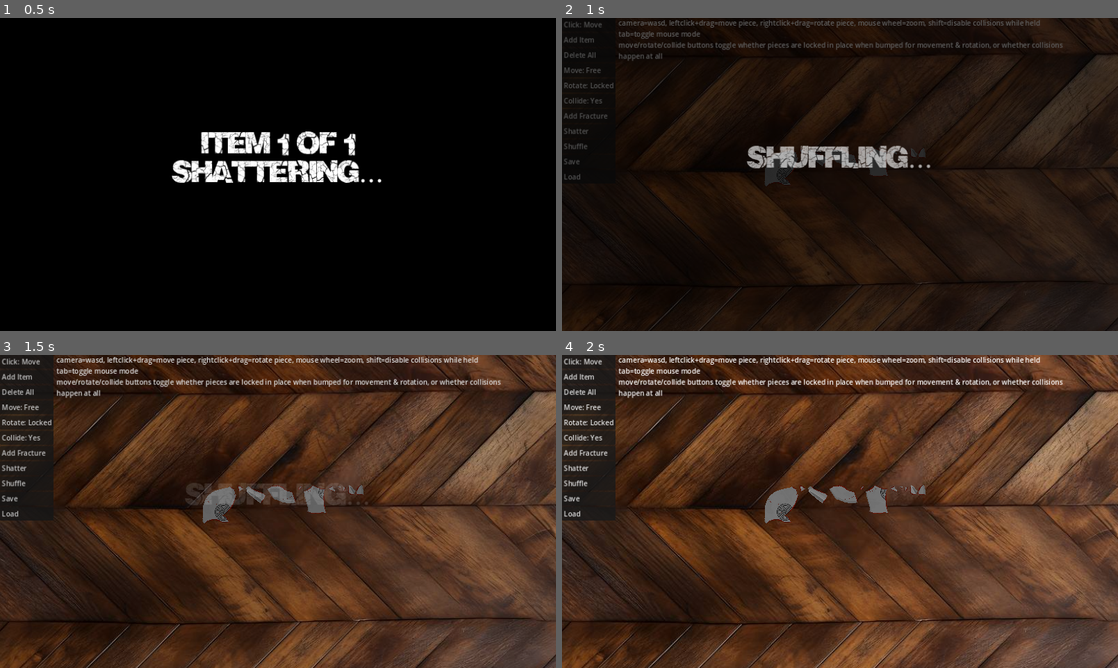
Above: before the commit, frames 1-4 (two rows, left to right).
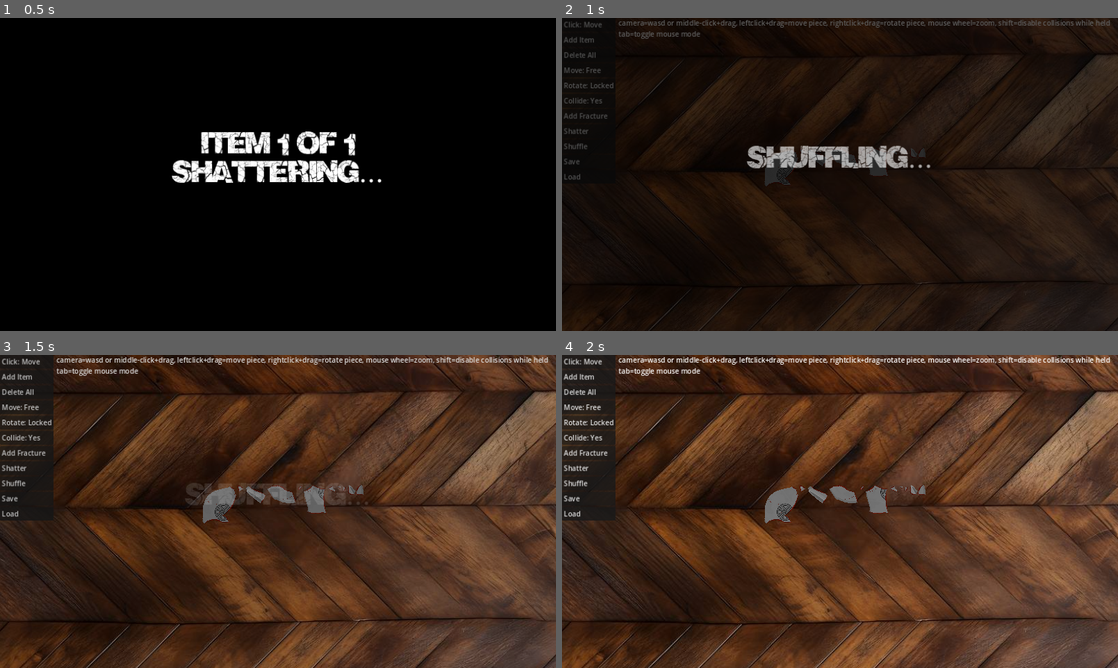
Above: after the commit, the same moments.

Repository: feyrkh/Exploratory
Game: Godot game, scene res://pottery/CleaningTable.tscn
Two runs of this game, one before a commit and one after it. Both use one fixed random seed, a clock stepped at 60 frames per second and the inputs below. This scene is started directly instead of the project's main scene.
Inputs:
- Up to frame 1 (0.5 s): no input
- Up to frame 2 (1 s): click "Shuffle" at 0.5 s
- Up to frame 3 (1.5 s): click "Save" at 1.25 s
- Up to frame 4 (2 s): no input

Frame 1 is identical in both runs. In frame 2, 1.4% of the frame differs, in the area x 10-99%, y 0-14%; in frame 3, 2.0%; in frame 4, 2.0%.

Commit message:
Screenshot utility,

Diff:
--- a/pottery/ArcheologyItem.gd
+++ b/pottery/ArcheologyItem.gd
@@ -148,6 +148,7 @@
 	result.original_area = me_data[Fields.ORIG_AREA]
 	for data in poly_data:
 		var new_polygon = ItemPolygon2D.new()
+		new_polygon.visibility_layer = 3 # Visible on layers 1 (normal view) and 2 (screenshot view)
 		new_polygon.save_data = image_save_data[data[Fields.IMG_DATA]]
 		new_polygon.texture = rebuilt_textures[data[Fields.IMG_DATA]]
 		new_polygon.position = data[Fields.POSITION]
--- a/pottery/ArcheologyItem.tscn
+++ b/pottery/ArcheologyItem.tscn
@@ -1,17 +1,14 @@
-[gd_scene load_steps=7 format=3 uid="uid://lxehddere6da"]
+[gd_scene load_steps=5 format=3 uid="uid://lxehddere6da"]
 
 [ext_resource type="Script" path="res://pottery/ArcheologyItem.gd" id="1_yx51a"]
-[ext_resource type="PackedScene" uid="uid://d4jiiof7lwkft" path="res://pottery/PaintPoly.tscn" id="2_2ppsp"]
 [ext_resource type="Texture2D" uid="uid://b15mfee467ymu" path="res://art/item/pot.png" id="2_bwwpx"]
 [ext_resource type="Script" path="res://pottery/ItemPolygon2D.gd" id="3_h7ita"]
 
 [sub_resource type="PhysicsMaterial" id="PhysicsMaterial_05x1r"]
 rough = true
 
-[sub_resource type="ViewportTexture" id="ViewportTexture_x3puh"]
-viewport_path = NodePath("SubViewport")
-
 [node name="ArcheologyItem" type="RigidBody2D" groups=["archeology"]]
+visibility_layer = 3
 collision_layer = 3
 collision_priority = 5.0
 input_pickable = true
@@ -27,6 +24,7 @@
 metadata/_edit_lock_ = true
 
 [node name="Polygon2D" type="Polygon2D" parent="."]
+visibility_layer = 3
 texture = ExtResource("2_bwwpx")
 script = ExtResource("3_h7ita")
 
@@ -34,20 +32,18 @@
 polygon = PackedVector2Array(366, 112, 366, 83, 372, 72, 382, 62, 398, 52, 429, 41, 470, 32, 504, 28, 557, 27, 617, 32, …(496 unchanged characters)…
 
 [node name="Scars" type="Node2D" parent="."]
+visibility_layer = 3
 z_index = 10
 metadata/_edit_lock_ = true
 
 [node name="ShardEdges" type="Node2D" parent="."]
+visibility_layer = 3
 z_index = -3
 z_as_relative = false
 
 [node name="Glue" type="Node2D" parent="."]
+visibility_layer = 3
 z_index = 1
-
-[node name="Paint" type="Node2D" parent="."]
-
-[node name="PaintPoly" parent="Paint" instance=ExtResource("2_2ppsp")]
-texture = SubResource("ViewportTexture_x3puh")
 
 [node name="StructurePct" type="Label" parent="."]
 visible = false
--- a/pottery/CleaningTable.gd
+++ b/pottery/CleaningTable.gd
@@ -8,6 +8,7 @@
 const ITEM_COUNT_SETTING := "item_count"
 
 @onready var camera:Camera2D = find_child("Camera2D")
+@onready var screenshot_camera:Camera2D = find_child("ScreenshotCamera")
 @onready var cursor_area:CursorArea = find_child("CursorArea")
 @export var camera_top_left_limit:Vector2 = Vector2(-100, -100)
 @export var camera_bot_right_limit:Vector2 = Vector2(4500, 3300)
@@ -122,17 +123,6 @@
 		if movement != Vector2.ZERO:
 			var view_rect = camera.get_viewport_rect()
 			view_rect.position += camera.get_screen_center_position()
-			view_rect.size /= camera.zoom.x
-			var camera_top_left = view_rect.position - view_rect.size / 2
-			var camera_bot_right = view_rect.position + view_rect.size / 2
-			if movement.x < 0 and camera_top_left.x < camera_top_left_limit.x:
-				movement.x = 0
-			if movement.x > 0 and camera_bot_right.x > camera_bot_right_limit.x:
-				movement.x = 0
-			if movement.y < 0 and camera_top_left.y < camera_top_left_limit.y:
-				movement.y = 0
-			if movement.y > 0 and camera_bot_right.y > camera_bot_right_limit.y:
-				movement.y = 0
 			set_camera_position(camera.position + movement * CAMERA_MOVE_SPEED / camera.zoom.x)
 
 func adjust_camera_limits():
@@ -182,9 +172,9 @@
 			print("Filling glue in cracks, maybe")
 			pieces[0].build_glue_polygons(get_global_mouse_position(), cursor_area.find_child("CollisionShape2D").shape.radius)
 
-func handle_camera_input(event):
-	if event is InputEventMouseButton:
-		if event.is_action_pressed("zoom_in"):
+func handle_camera_input(event:InputEvent):
+	#if event is InputEventMouseButton:
+		if event.is_action_pressed("zoom_in", true):
 			if camera.zoom.x >= 2:
 				camera.zoom += ZOOM_INCREMENT * 2
 			camera.zoom += ZOOM_INCREMENT
@@ -193,7 +183,7 @@
 			Global.camera_zoom_changed.emit(camera.zoom.x)
 			adjust_camera_limits()
 			get_viewport().set_input_as_handled()
-		elif event.is_action_pressed("zoom_out"):
+		elif event.is_action_pressed("zoom_out", true):
 			if camera.zoom.x > 2:
 				camera.zoom -= ZOOM_INCREMENT * 2
 			camera.zoom -= ZOOM_INCREMENT
@@ -303,7 +293,7 @@
 		piece.reset_position = Vector2(cur_min_x - space_needed, cur_min_y) - piece.center_of_mass.rotated(piece.global_rotation) + Vector2(bb_xmax-bb_xmin, bb_ymax-bb_ymin)/2
 		piece.reset_rotation = piece.global_rotation
 		piece.global_rotation = orig_rotation
-		piece.freeze = false #should get reset to whatever it should be after the position is changed
+		set_deferred("freeze", false) #should get reset to whatever it should be after the position is changed
 	var area_center = camera_top_left_limit + (camera_bot_right_limit - camera_top_left_limit)/2
 	var y_offset = area_center.y - ((cur_min_y + cur_row_height) / 2)
 	var x_offset = area_center.x - (largest_x_seen / 2)
@@ -352,3 +342,8 @@
 		var new_item = ArcheologyItem.load_save_data(item_save, image_save_data, rebuilt_textures)
 		$Pieces.add_child(new_item)
 	save_file.close()
+
+func take_screenshot_of_piece(piece) -> Image:
+	if piece == null or !is_instance_valid(piece):
+		return
+	return await ScreenshotUtil.take_screenshot(camera, piece.global_position + piece.bounding_box.position - Vector2(10, 10), piece.bounding_box.size + Vector2(20, 20), piece.global_rotation)
--- a/pottery/CleaningTable.tscn
+++ b/pottery/CleaningTable.tscn
@@ -12,6 +12,7 @@
 size = Vector2(3272, 9187)
 
 [node name="CleaningTable" type="Node2D"]
+visibility_layer = 3
 script = ExtResource("1_avayf")
 camera_top_left_limit = Vector2(-400, -250)
 metadata/_edit_vertical_guides_ = [4383.0, 3700.0, 2055.0]
@@ -31,6 +32,7 @@
 position_smoothing_enabled = true
 
 [node name="Pieces" type="Node2D" parent="."]
+visibility_layer = 3
 metadata/_edit_lock_ = true
 
 [node name="CanvasLayer" type="CanvasLayer" parent="."]
@@ -116,10 +118,9 @@
 offset_left = 130.0
 offset_right = 1141.0
 offset_bottom = 49.0
-text = "camera=wasd, leftclick+drag=move piece, rightclick+drag=rotate piece, mouse wheel=zoom, shift=disable collisions while held
+text = "camera=wasd or middle-click+drag, leftclick+drag=move piece, rightclick+drag=rotate piece, mouse wheel=zoom, shift=disable collisions while held
 tab=toggle mouse mode
-move/rotate/collide buttons toggle whether pieces are locked in place when bumped for movement & rotation, or whether collisions
-happen at all"
+"
 
 [node name="FadeRect" type="ColorRect" parent="CanvasLayer"]
 visible = false
@@ -169,6 +170,15 @@
 rotation = 1.5708
 shape = SubResource("RectangleShape2D_wqvk2")
 
+[node name="ScreenshotTextureRect" type="TextureRect" parent="."]
+offset_left = 1897.0
+offset_top = 1372.0
+offset_right = 2197.0
+offset_bottom = 1672.0
+
+[node name="ScreenshotTimer" type="Timer" parent="ScreenshotTextureRect"]
+autostart = true
+
 [connection signal="pressed" from="CanvasLayer/PanelContainer/HBoxContainer/ClickModeButton" to="." method="_on_click_mode_pressed"]
 [connection signal="pressed" from="CanvasLayer/PanelContainer/HBoxContainer/AddNewButton" to="." method="_on_add_new_button_pressed"]
 [connection signal="pressed" from="CanvasLayer/PanelContainer/HBoxContainer/DeleteAllButton" to="." method="_on_delete_all_button_pressed"]
@@ -182,3 +192,4 @@
 [connection signal="pressed" from="CanvasLayer/PanelContainer/HBoxContainer/LoadButton" to="." method="_on_load_button_pressed"]
 [connection signal="body_entered" from="CursorArea" to="CursorArea" method="_on_body_entered"]
 [connection signal="body_exited" from="CursorArea" to="CursorArea" method="_on_body_exited"]
+[connection signal="timeout" from="ScreenshotTextureRect/ScreenshotTimer" to="." method="_on_screenshot_timer_timeout"]
--- a/pottery/ItemGlueEdge.tscn
+++ b/pottery/ItemGlueEdge.tscn
@@ -3,8 +3,10 @@
 [ext_resource type="Script" path="res://pottery/ItemGlueEdge.gd" id="1_1dnxn"]
 
 [node name="ItemGlueEdge" type="Node2D"]
+visibility_layer = 3
 script = ExtResource("1_1dnxn")
 
 [node name="Polygon2D" type="Polygon2D" parent="."]
+visibility_layer = 3
 color = Color(1, 0.94902, 0.345098, 1)
 polygon = PackedVector2Array(294, 277, 299.315, 328.6, 275.281, 275.147, 280.809, 328.539)
--- a/pottery/ItemScar.tscn
+++ b/pottery/ItemScar.tscn
@@ -3,4 +3,5 @@
 [ext_resource type="Script" path="res://pottery/ItemScar.gd" id="1_38uo7"]
 
 [node name="ItemScar" type="Node2D"]
+visibility_layer = 3
 script = ExtResource("1_38uo7")
--- a/pottery/ItemScarLine.tscn
+++ b/pottery/ItemScarLine.tscn
@@ -3,6 +3,7 @@
 [ext_resource type="Curve" uid="uid://dsdudxmixfgk8" path="res://pottery/ItemScarLineCurve.tres" id="1_epxta"]
 
 [node name="ItemScarLine" type="Line2D"]
+visibility_layer = 3
 points = PackedVector2Array(58.4858, 69.9018, 60.8024, 71.7899, 58.764, 73.9566)
 width = 2.0
 width_curve = ExtResource("1_epxta")
--- a/pottery/ItemShardEdge.tscn
+++ b/pottery/ItemShardEdge.tscn
@@ -3,4 +3,5 @@
 [ext_resource type="Script" path="res://pottery/ItemShardEdge.gd" id="1_76tvu"]
 
 [node name="ItemShardEdge" type="Node2D"]
+visibility_layer = 3
 script = ExtResource("1_76tvu")
--- a/pottery/ItemShardEdgeLine.tscn
+++ b/pottery/ItemShardEdgeLine.tscn
@@ -5,6 +5,7 @@
 [ext_resource type="Script" path="res://pottery/ItemShardEdge.gd" id="2_5g4ha"]
 
 [node name="Line2D" type="Line2D"]
+visibility_layer = 3
 texture_repeat = 1
 width = 16.0
 width_curve = ExtResource("1_vnein")
--- /dev/null
+++ b/pottery/SaveItemToGalleryMenu.gd
@@ -0,0 +1,7 @@
+extends Control
+
+var image:Image
+
+func setup(img:Image):
+	self.image = img
+	find_child("TextureRect").texture = ImageTexture.create_from_image(img)
--- /dev/null
+++ b/pottery/SaveItemToGalleryMenu.tscn
@@ -0,0 +1,47 @@
+[gd_scene load_steps=3 format=3 uid="uid://cv8l8uq8upy7o"]
+
+[ext_resource type="Script" path="res://pottery/SaveItemToGalleryMenu.gd" id="1_8syk8"]
+[ext_resource type="Theme" uid="uid://bvc652bwjujtl" path="res://theme/main_ui.tres" id="1_40qg8"]
+
+[node name="SaveItemToGalleryMenu" type="Control"]
+layout_mode = 3
+anchors_preset = 15
+anchor_right = 1.0
+anchor_bottom = 1.0
+grow_horizontal = 2
+grow_vertical = 2
+script = ExtResource("1_8syk8")
+
+[node name="PanelContainer" type="PanelContainer" parent="."]
+layout_mode = 0
+offset_left = -319.0
+offset_top = -237.0
+offset_right = 319.0
+offset_bottom = 237.0
+theme = ExtResource("1_40qg8")
+
+[node name="VBoxContainer" type="VBoxContainer" parent="PanelContainer"]
+layout_mode = 2
+
+[node name="Label" type="Label" parent="PanelContainer/VBoxContainer"]
+layout_mode = 2
+text = "Save this piece to your gallery, or discard it forever?"
+horizontal_alignment = 1
+
+[node name="TextureRect" type="TextureRect" parent="PanelContainer/VBoxContainer"]
+layout_mode = 2
+size_flags_vertical = 3
+stretch_mode = 5
+
+[node name="HBoxContainer" type="HBoxContainer" parent="PanelContainer/VBoxContainer"]
+layout_mode = 2
+
+[node name="Save" type="Button" parent="PanelContainer/VBoxContainer/HBoxContainer"]
+layout_mode = 2
+size_flags_horizontal = 6
+text = "Save"
+
+[node name="Destroy" type="Button" parent="PanelContainer/VBoxContainer/HBoxContainer"]
+layout_mode = 2
+size_flags_horizontal = 6
+text = "Discard"
--- a/project.godot
+++ b/project.godot
@@ -83,11 +83,13 @@
 zoom_in={
 "deadzone": 0.5,
 "events": [Object(InputEventMouseButton,"resource_local_to_scene":false,"resource_name":"","device":-1,"window_id":0,"a …(253 unchanged characters)…
+, Object(InputEventKey,"resource_local_to_scene":false,"resource_name":"","device":-1,"window_id":0,"alt_pressed":false,"shift_pressed":false,"ctrl_pressed":false,"meta_pressed":false,"pressed":false,"keycode":0,"physical_keycode":69,"key_label":0,"unicode":101,"echo":false,"script":null)
 ]
 }
 zoom_out={
 "deadzone": 0.5,
 "events": [Object(InputEventMouseButton,"resource_local_to_scene":false,"resource_name":"","device":-1,"window_id":0,"a …(253 unchanged characters)…
+, Object(InputEventKey,"resource_local_to_scene":false,"resource_name":"","device":-1,"window_id":0,"alt_pressed":false,"shift_pressed":false,"ctrl_pressed":false,"meta_pressed":false,"pressed":false,"keycode":0,"physical_keycode":81,"key_label":0,"unicode":113,"echo":false,"script":null)
 ]
 }
 disable_collision={
@@ -105,9 +107,15 @@
 "events": [Object(InputEventMouseButton,"resource_local_to_scene":false,"resource_name":"","device":-1,"window_id":0,"a …(257 unchanged characters)…
 ]
 }
+item_menu={
+"deadzone": 0.5,
+"events": [Object(InputEventMouseButton,"resource_local_to_scene":false,"resource_name":"","device":-1,"window_id":0,"alt_pressed":false,"shift_pressed":false,"ctrl_pressed":false,"meta_pressed":false,"button_mask":1,"position":Vector2(125, 18),"global_position":Vector2(129, 59),"factor":1.0,"button_index":1,"canceled":false,"pressed":true,"double_click":false,"script":null)
+]
+}
 
 [layer_names]
 
+2d_render/layer_2="ArcheologyItemScreenshot"
 2d_physics/layer_1="PieceCollision"
 2d_physics/layer_2="PieceOverlap"
 
--- a/shader/gold_shimmer.gdshader
+++ b/shader/gold_shimmer.gdshader
@@ -4,10 +4,6 @@
 uniform vec4 shine_color = vec4(1.0, 1.0, 1.0, 1.0);
 
 void fragment() {
-    //COLOR = texture(TEXTURE, UV);
-	//int shine = int((SCREEN_UV.x*15.0 + SCREEN_UV.y*6.0) * 400.0) % 1200;
 	float shine = smoothstep(0.0, 1.4, 1.0 - abs(sin(SCREEN_UV.x * 10.0) - 0.6*cos(SCREEN_UV.y * 20.0) + 0.5*sin(SCREEN_UV.y*3.0)));
-	//if (shine < 180) {
-    	COLOR.rgb =  mix(normal_color.rgb, shine_color.rgb, float(shine));
-	//}
+	COLOR.rgb =  mix(normal_color.rgb, shine_color.rgb, float(shine));
 }
--- /dev/null
+++ b/theme/main_ui.tres
@@ -0,0 +1,6 @@
+[gd_resource type="Theme" load_steps=2 format=3 uid="uid://bvc652bwjujtl"]
+
+[ext_resource type="StyleBox" uid="uid://dprep5up7eysn" path="res://theme/main_ui_panel.tres" id="1_mtm7e"]
+
+[resource]
+PanelContainer/styles/panel = ExtResource("1_mtm7e")
--- /dev/null
+++ b/theme/main_ui_panel.tres
@@ -0,0 +1,17 @@
+[gd_resource type="StyleBoxFlat" format=3 uid="uid://dprep5up7eysn"]
+
+[resource]
+bg_color = Color(0.388235, 0.352941, 0.223529, 1)
+skew = Vector2(0.155, 0)
+border_width_left = 5
+border_width_top = 5
+border_width_right = 5
+border_width_bottom = 5
+border_color = Color(0.882353, 0.803922, 0.509804, 1)
+border_blend = true
+corner_radius_top_left = 8
+corner_radius_top_right = 8
+corner_radius_bottom_right = 8
+corner_radius_bottom_left = 8
+expand_margin_left = 50.0
+expand_margin_right = 50.0
--- /dev/null
+++ b/util/ScreenshotUtil.gd
@@ -0,0 +1,13 @@
+extends Node
+class_name ScreenshotUtil
+
+static var screenshot_container_scene
+
+static func take_screenshot(root_camera:Node, pos:Vector2, size:Vector2, rotation:float=0) -> Image:
+	if screenshot_container_scene == null:
+		screenshot_container_scene = load("res://util/ScreenshotViewport.tscn")
+	var ssvp:ScreenshotViewport = screenshot_container_scene.instantiate()
+	root_camera.get_parent().add_child(ssvp)
+	var img := await ssvp.take_screenshot(root_camera, pos, size, rotation)
+	ssvp.queue_free()
+	return img
--- /dev/null
+++ b/util/ScreenshotViewport.gd
@@ -0,0 +1,18 @@
+extends SubViewport
+class_name ScreenshotViewport
+
+func take_screenshot(root_camera:Camera2D, pos:Vector2, dim:Vector2, rot:float = 0) -> Image:
+	world_2d = root_camera.get_world_2d()
+	await RenderingServer.frame_post_draw
+	size = dim
+	$ScreenshotCamera.global_position = pos
+	$ScreenshotCamera.global_rotation = rot
+	msaa_2d = root_camera.get_viewport().msaa_2d
+	screen_space_aa = root_camera.get_viewport().screen_space_aa
+	use_taa = root_camera.get_viewport().use_taa
+	canvas_item_default_texture_filter = root_camera.get_viewport().canvas_item_default_texture_filter
+	#var prev_paused = root_camera.get_tree().paused
+	#root_camera.get_tree().paused = true
+	await RenderingServer.frame_post_draw
+	#root_camera.get_tree().paused = prev_paused
+	return get_texture().get_image()
--- /dev/null
+++ b/util/ScreenshotViewport.tscn
@@ -0,0 +1,14 @@
+[gd_scene load_steps=2 format=3 uid="uid://2eslbdqguc5x"]
+
+[ext_resource type="Script" path="res://util/ScreenshotViewport.gd" id="1_e3fr8"]
+
+[node name="ScreenshotViewport" type="SubViewport"]
+transparent_bg = true
+handle_input_locally = false
+canvas_cull_mask = 4293918722
+render_target_update_mode = 4
+script = ExtResource("1_e3fr8")
+
+[node name="ScreenshotCamera" type="Camera2D" parent="."]
+anchor_mode = 0
+ignore_rotation = false
